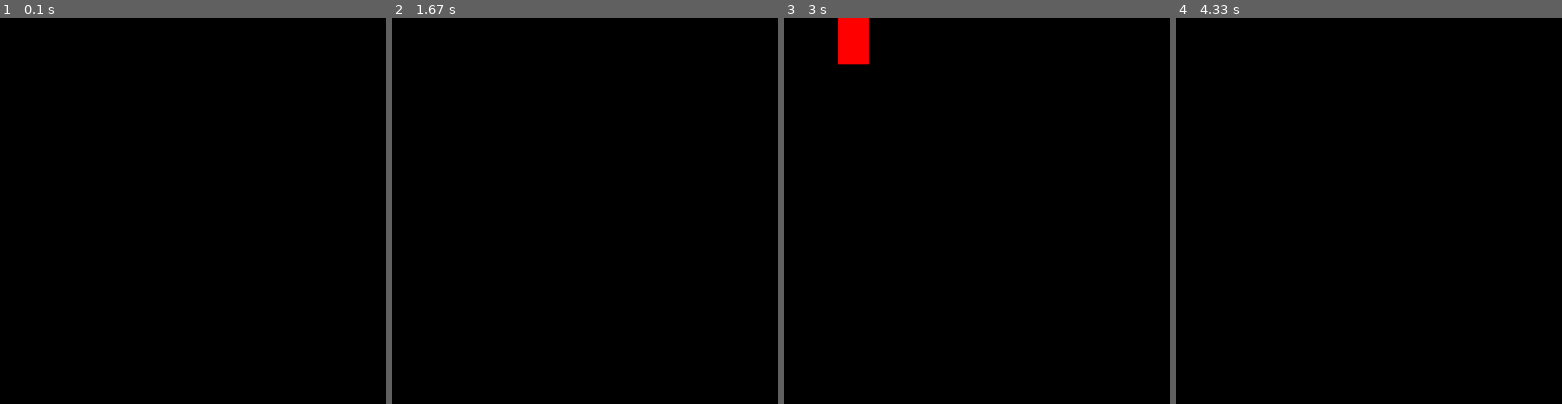
Above: before the commit, frames 1-4 (left to right).
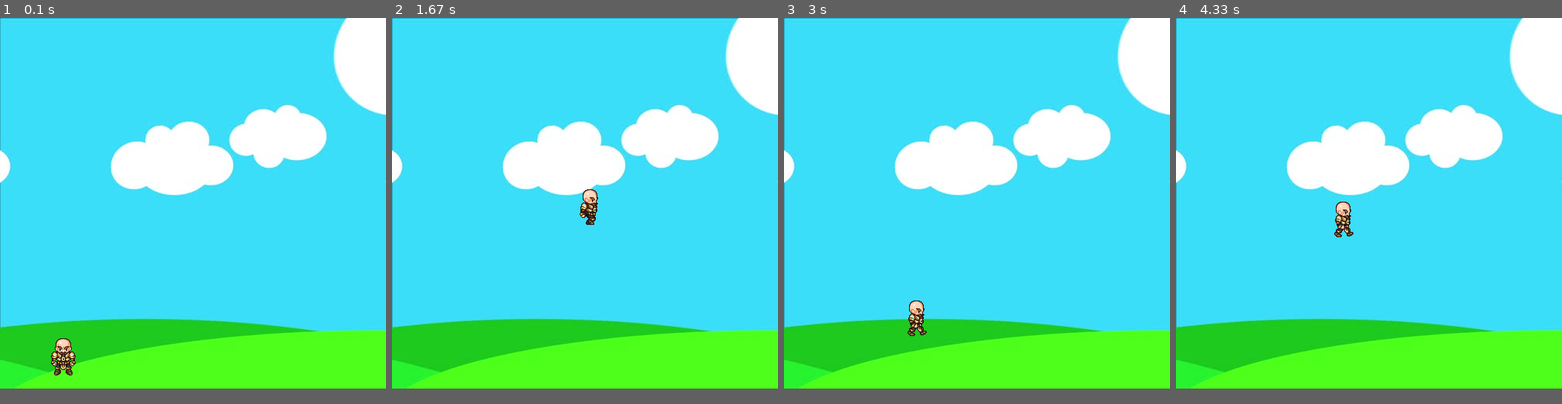
Above: after the commit, the same moments.

Repository: takhat/pygame-learn
Game: pygame game, started from first_game.py
Two runs of this game, one before a commit and one after it. Both use one fixed random seed, a clock stepped at 60 frames per second and the inputs below.
Inputs:
- Up to frame 1 (0.1 s): no input
- Up to frame 2 (1.67 s): hold Space 0.33-0.8 s; hold Right 0.33-0.8 s; hold Right 0.83-1.3 s; tap Space at 0.9, 1.2, 1.4 s; hold Right from 1.33 s (still down)
- Up to frame 3 (3 s): tap Space at 1.7, 1.9, 2.2, 2.47, 2.77, 2.9 s; release Right at 1.8 s; hold Left 1.83-2.37 s; hold Left 2.4-2.8 s; hold Right from 2.83 s (still down)
- Up to frame 4 (4.33 s): tap Space at 3.2, 3.57, 3.87, 4.07 s; release Right at 3.47 s; hold Left 3.5-3.97 s; hold Right from 4 s (still down)
In our replay, the window is 500x500 before the commit and 500x480 after it. These sizes can differ from the game's own. Grey fills any space a smaller window leaves; there, only what the larger window draws over its background counts as a difference.

The runs differ from the first frame. In frame 1, 96% of the frame differs, in the area x 0-100%, y 0-96%; in frame 2, 96%; in frame 3, 96%; in frame 4, 96%.

Commit message:
added animation to the sprite.

Diff:
--- a/first_game.py
+++ b/first_game.py
@@ -1,23 +1,75 @@
 import pygame
 pygame.init()                                                 #initializes pygame
 
-screen_width, screen_height = 500, 500
+screen_width, screen_height = 500, 480
 
 win = pygame.display.set_mode((screen_width, screen_height))  #creates a display window or screen
 
 pygame.display.set_caption("First Game")                      #sets the caption of the window
 
+clock = pygame.time.Clock()
+
+walk_right=[pygame.image.load('assets/R1.png'),
+    pygame.image.load('assets/R2.png'),
+    pygame.image.load('assets/R3.png'),
+    pygame.image.load('assets/R4.png'),
+    pygame.image.load('assets/R5.png'),
+    pygame.image.load('assets/R6.png'),
+    pygame.image.load('assets/R7.png'),
+    pygame.image.load('assets/R8.png'),
+    pygame.image.load('assets/R9.png')]
+
+walk_left=[pygame.image.load('assets/L1.png'),
+    pygame.image.load('assets/L2.png'),
+    pygame.image.load('assets/L3.png'),
+    pygame.image.load('assets/L4.png'),
+    pygame.image.load('assets/L5.png'),
+    pygame.image.load('assets/L6.png'),
+    pygame.image.load('assets/L7.png'),
+    pygame.image.load('assets/L8.png'),
+    pygame.image.load('assets/L9.png')]
+
+bg = pygame.image.load('assets/bg.jpg')
+
+char = pygame.image.load('assets/standing.png')
+
+
 x=50            #character's x position
-y=50            #character's y position
-width=40        #character's width
-height=60       #character's height
+y=400           #character's y position
+width=64        #character's width
+height=64       #character's height
 vel=5           #how fast the character moves
 is_jump=False   #is the character jumping or not
-jump_count=10   #
+jump_count=10
+left=False      #is the character is moving or not and in which direction. So display pic can be changed acc.
+right=False     # "
+walk_count=0    # how many steps has the character already moved
+
+def redraw_game_window():
+    global walk_count
+
+    win.blit(bg,(0,0)) #sets a background image. args: 1. pic name, 2. tuple with position coordinates
+
+    #animates the character:
+    if walk_count+1>=27:
+        walk_count=0
+
+    if left:
+        win.blit(walk_left[walk_count//3],(x,y))
+        walk_count+=1
+    elif right:
+        win.blit(walk_right[walk_count//3],(x,y))
+        walk_count+=1
+    else:
+        win.blit(char, (x,y))
+
+    pygame.display.update()
+
 #main loop: we use main loop to check for events etc.
 run = True
 while run:
-    pygame.time.delay(100)              #100 ms=0.1 sec delay, so nothing happens too quickly
+    #pygame.time.delay(100)              #100 ms=0.1 sec delay, so nothing happens too quickly
+    clock.tick(27)                       # sets FPS(frames per sec) to 27
 
     for event in pygame.event.get():    #pygame.event.get() gets a list of all the events that are happening
         if event.type==pygame.QUIT:     #such as mouse position moved, key presses, mouse clicks, etc.
@@ -26,15 +78,28 @@
     keys = pygame.key.get_pressed()                             #listens for key presses
     if keys[pygame.K_LEFT] and x>vel:                           #left key press decreases x position by vel
         x-=vel
-    if keys[pygame.K_RIGHT] and x<screen_width-width-vel:       #right key press increases x position by vel and
-        x+=vel                                                  #prevents rectangle from moving out of screen
+        left=True
+        right=False
+    elif keys[pygame.K_RIGHT] and x<screen_width-width-vel:       #right key press increases x position by vel and
+        x+=vel
+        right=True
+        left=False
+    else:
+        left=False
+        right=False
+        walk_count=0                                            #prevents rectangle from moving out of screen
     if not is_jump:
-        if keys[pygame.K_UP] and y>vel:                         #up key press decreases y position by vel
-            y-=vel
-        if keys[pygame.K_DOWN] and y<screen_height-height-vel:  #down key press increases y position by vel and
-            y+=vel
+        #As per game design, getting rid of the character's ability to move up and down, except to jump:
+
+        # if keys[pygame.K_UP] and y>vel:                         #up key press decreases y position by vel
+        #     y-=vel
+        # if keys[pygame.K_DOWN] and y<screen_height-height-vel:  #down key press increases y position by vel and
+        #     y+=vel
         if keys[pygame.K_SPACE]:
             is_jump = True
+            left=False
+            right=False
+            walk_count=0
     else:
         if jump_count>=-10:
             neg = 1
@@ -46,14 +111,16 @@
             is_jump = False
             jump_count = 10
 
-    #fills the screen by black color to match the background so that
-    #as new rectangle is drawn, old ones are hidden
-    win.fill((0,0,0))
+    redraw_game_window()
+    #replacing below code with redraw_game_window function:
+    # #fills the screen by black color to match the background so that
+    # #as new rectangle is drawn, old ones are hidden
+    # win.fill((0,0,0))
 
-    #makes a rectangle that represents our character:
-    pygame.draw.rect(win, (255,0,0), (x, y, width, height))  #arguments: 1. surface where to draw, 2. rgb, 3. rect i.e. x, y, width, height
+    # #makes a rectangle that represents our character:
+    # pygame.draw.rect(win, (255,0,0), (x, y, width, height))  #arguments: 1. surface where to draw, 2. rgb, 3. rect i.e. x, y, width, height
 
-    #makes the above rectangle show up on screen:
-    pygame.display.update()
+    # #makes the above rectangle show up on screen:
+    # pygame.display.update()
 
 pygame.quit()
Not shown, changed: README.md
Binary file added: assets/L1.png
Binary file added: assets/L10E.png
Binary file added: assets/L11E.png
Binary file added: assets/L1E.png
Binary file added: assets/L2.png
Binary file added: assets/L2E.png
Binary file added: assets/L3.png
Binary file added: assets/L3E.png
Binary file added: assets/L4.png
Binary file added: assets/L4E.png
Binary file added: assets/L5.png
(and 32 more such lines)
